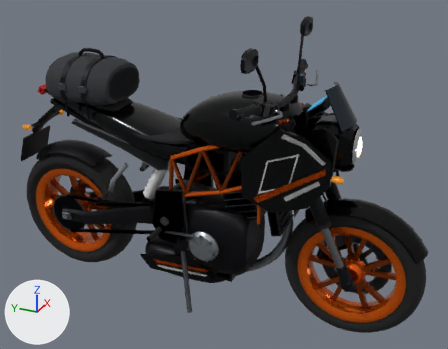
One commit to the glTF model assets/bikes/detail/bike03_duke390.glb: the scene before it, then after it.
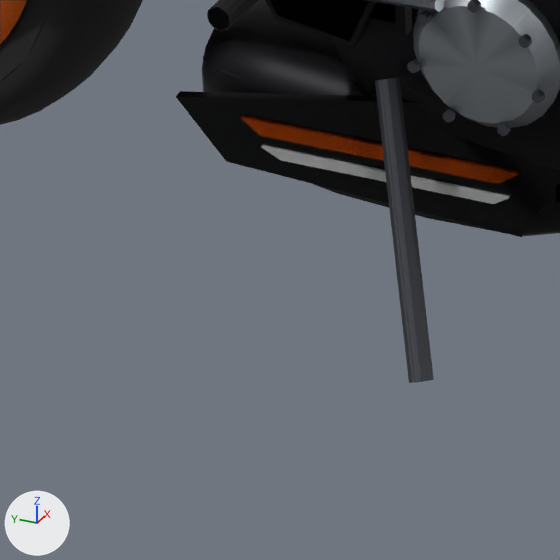
Each version appears first whole from a 50 mm lens placed at (-2.218, -1.094, 1.73), pointed at (0.03, -0.083, 0.606), and next in a close-up on the part from 23% to 49% of the width and 67% to 100% of the height. The axes (+X, +Y, +Z) are drawn at lower left. The lights are the same throughout. The first two pictures are the older version. Where no turn or scale is listed for an object, it has been applied to the vertices. Vertices at exactly the same position are counted once.

In view in the first close-up: 'body', 'body.001', 'wheel_rear', 'wheel_rear.001'.
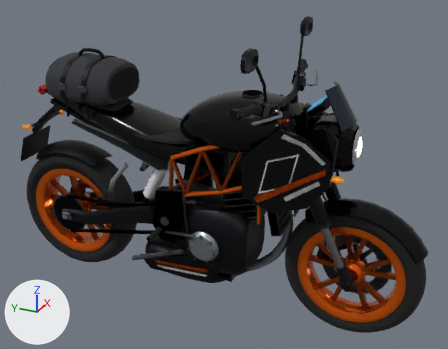
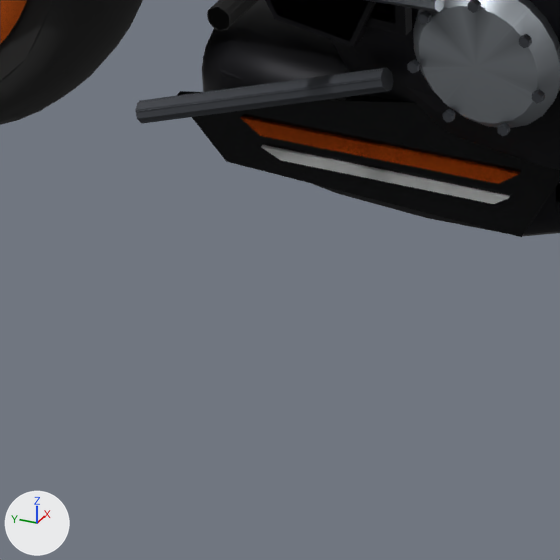
The change in detail:
me_body is used by ob_body; location (0.0, 0.0, 0.0).
me_body had 1916 vertices, 3408 faces and spanned x -0.27..0.24, y -0.96..0.95, z 0.05..1.08.
me_body now has 1916 vertices, 3408 faces and spans x -0.24..0.24, y -0.96..0.95, z 0.09..1.08.
me_body part 1: the loose piece of 12 vertices spanning x -0.27..-0.13, y -0.06..0.05, z 0.05..0.28 is multiplied about its middle by the matrix ((-0.225, -0.812, 0.539), (-0.158, -0.516, -0.842), (0.962, -0.274, -0.013)), then moved by (0.05, 0.17, 0.07).
me_body_001 is used by ob_body_001; location (0.0, 0.0, 0.0).
me_body_001 had 6481 vertices, 12024 faces and spanned x -0.27..0.24, y -0.97..0.95, z 0.05..1.08.
me_body_001 now has 6481 vertices, 12024 faces and spans x -0.24..0.24, y -0.97..0.95, z 0.09..1.08.
me_body_001 part 2: the loose piece of 18 vertices spanning x -0.27..-0.13, y -0.06..0.05, z 0.05..0.29 is multiplied about its middle by the matrix ((-0.216, -0.816, 0.537), (-0.157, -0.513, -0.844), (0.964, -0.266, -0.017)), then moved by (0.05, 0.17, 0.07).

Where the change shows, as pixel boxes (x1, y1, x2, y2) in the close-ups (560 x 560 px; the box of a moved part takes in the faces that stretch with it):
'body.001', reshaped
    before: (180, 0, 560, 383)
    after: (135, 0, 560, 236)
'body', reshaped
    before: (176, 0, 560, 383)
    after: (135, 0, 560, 237)
part 1 of me_body, moved or reshaped
    before: (381, 80, 417, 383)
    after: (135, 68, 393, 123)
part 2 of me_body_001, moved or reshaped
    before: (375, 78, 434, 383)
    after: (135, 68, 394, 123)
